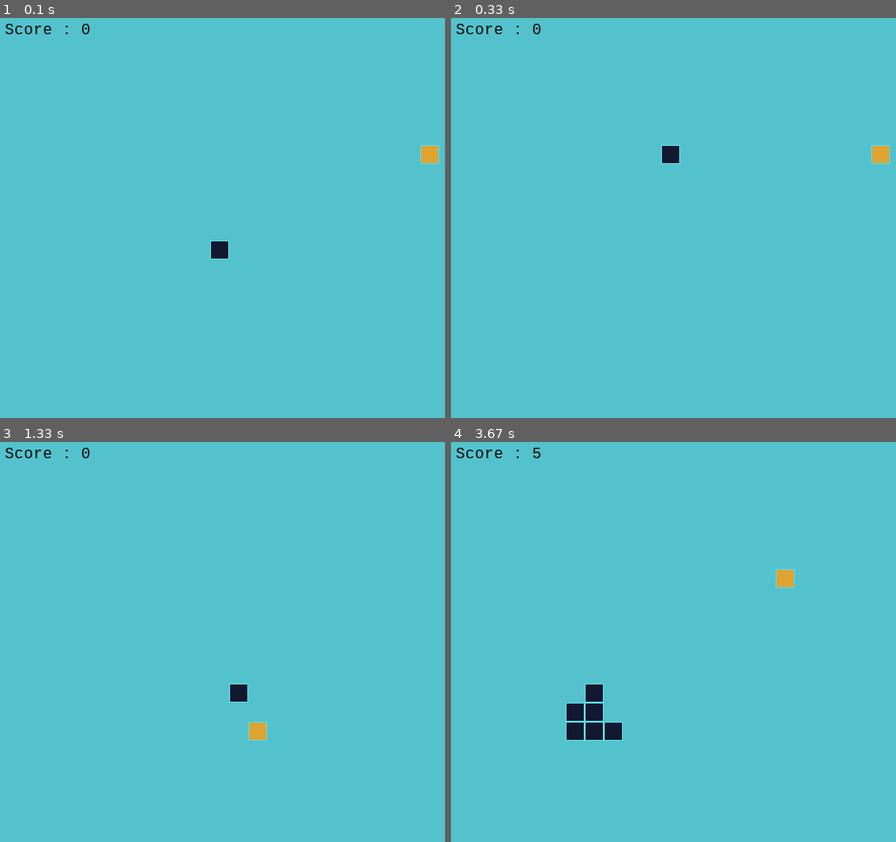
Above: before the commit, frames 1-4 (two rows, left to right).
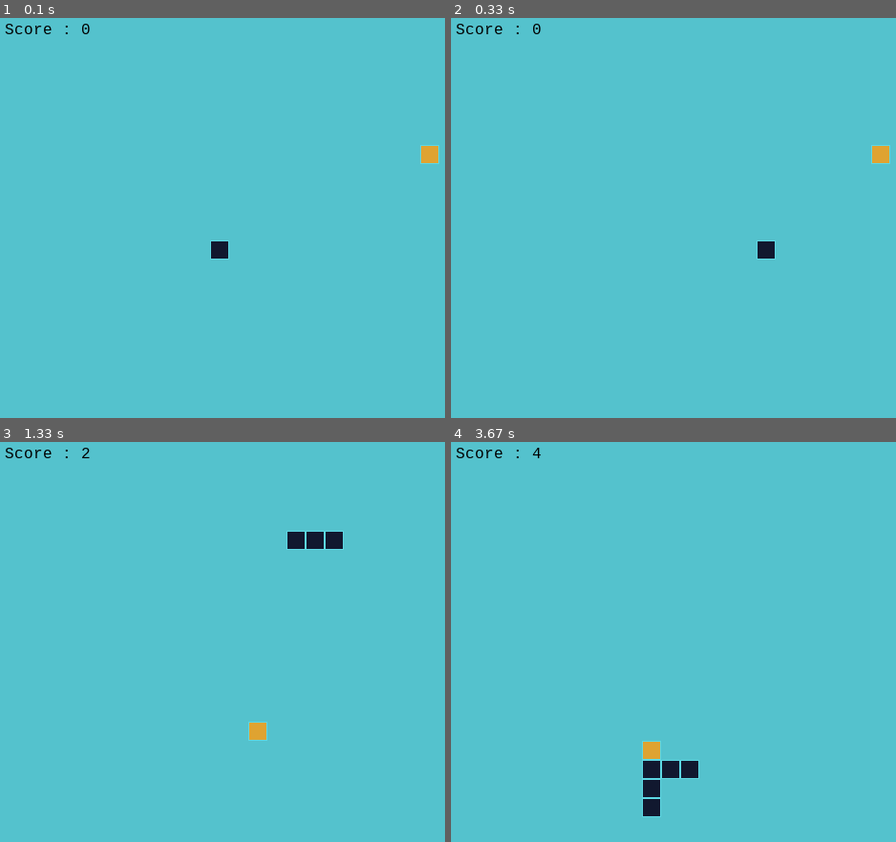
Above: after the commit, the same moments.

Repository: Dev91100/Automated_Snake_Game
Game: pygame game, started from pygame/GoalBasedAgentSnakePygame.py
Same seed, same stepped clock (60 frames per second), same inputs: the game is played once before the commit and once after it.
Inputs:
- Up to frame 1 (0.1 s): no input
- Up to frame 2 (0.33 s): no input
- Up to frame 3 (1.33 s): hold Right 0.33-0.8 s
- Up to frame 4 (3.67 s): hold Left 1.83-2.37 s; hold Down 2.4-2.7 s; hold Left 2.73-3.13 s; hold Right from 3.57 s (still down)

Frame 1 is identical in both runs. In frame 2, 0.3% of the frame differs, in the area x 47-73%, y 31-61%; in frame 3, 0.7%; in frame 4, 2.2%, in the area x 18-78%, y 1-94%.

Commit message:
🎉 Minor Algorithmic Improvements
👉🏻 Improved goal based agent
➕ Added new file

Diff:
--- /dev/null
+++ b/A Star Algorithm/AStarGUI_2.py
@@ -0,0 +1,157 @@
+from pygame import display, time, draw, QUIT, init, KEYDOWN, K_a, K_s, K_d, K_w
+from random import randint
+import pygame
+from numpy import sqrt
+init()
+
+done = False
+BLACK = (0, 0, 0)
+WHITE = (255, 255, 255)
+BLUE = (0, 0, 255)
+GREEN = (0, 255, 0)
+RED = (255, 0, 0)
+
+cols = 25
+rows = 25
+
+width = 600
+height = 600
+wr = width/cols
+hr = height/rows
+direction = 1
+
+screen = display.set_mode([width, height])
+display.set_caption("snake_self")
+clock = time.Clock()
+
+
+def getpath(food1, snake1):
+    food1.camefrom = []
+    for s in snake1:
+        s.camefrom = []
+    openset = [snake1[-1]]
+    closedset = []
+    dir_array1 = []
+    while 1:
+        current1 = min(openset, key=lambda x: x.f)
+        openset = [openset[i] for i in range(len(openset)) if not openset[i] == current1]
+        closedset.append(current1)
+        for neighbor in current1.neighbors:
+            if neighbor not in closedset and not neighbor.obstrucle and neighbor not in snake1:
+                tempg = neighbor.g + 1
+                if neighbor in openset:
+                    if tempg < neighbor.g:
+                        neighbor.g = tempg
+                else:
+                    neighbor.g = tempg
+                    openset.append(neighbor)
+                neighbor.h = sqrt((neighbor.x - food1.x) ** 2 + (neighbor.y - food1.y) ** 2)
+                neighbor.f = neighbor.g + neighbor.h
+                neighbor.camefrom = current1
+        if current1 == food1:
+            break
+    while current1.camefrom:
+        if current1.x == current1.camefrom.x and current1.y < current1.camefrom.y:
+            dir_array1.append(2)
+        elif current1.x == current1.camefrom.x and current1.y > current1.camefrom.y:
+            dir_array1.append(0)
+        elif current1.x < current1.camefrom.x and current1.y == current1.camefrom.y:
+            dir_array1.append(3)
+        elif current1.x > current1.camefrom.x and current1.y == current1.camefrom.y:
+            dir_array1.append(1)
+        current1 = current1.camefrom
+    #print(dir_array1)
+    for i in range(rows):
+        for j in range(cols):
+            grid[i][j].camefrom = []
+            grid[i][j].f = 0
+            grid[i][j].h = 0
+            grid[i][j].g = 0
+    return dir_array1
+
+
+class Spot:
+    def __init__(self, x, y):
+        self.x = x
+        self.y = y
+        self.f = 0
+        self.g = 0
+        self.h = 0
+        self.neighbors = []
+        self.camefrom = []
+        self.obstrucle = False
+        if randint(1, 101) < 3:
+            self.obstrucle = True
+
+    def show(self, color):
+        draw.rect(screen, color, [self.x*hr+2, self.y*wr+2, hr-4, wr-4])
+
+    def add_neighbors(self):
+        if self.x > 0:
+            self.neighbors.append(grid[self.x - 1][self.y])
+        if self.y > 0:
+            self.neighbors.append(grid[self.x][self.y - 1])
+        if self.x < rows - 1:
+            self.neighbors.append(grid[self.x + 1][self.y])
+        if self.y < cols - 1:
+            self.neighbors.append(grid[self.x][self.y + 1])
+
+
+grid = [[Spot(i, j) for j in range(cols)] for i in range(rows)]
+
+for i in range(rows):
+    for j in range(cols):
+        grid[i][j].add_neighbors()
+
+snake = [grid[round(rows/2)][round(cols/2)]]
+food = grid[randint(0, rows-1)][randint(0, cols-1)]
+current = snake[-1]
+dir_array = getpath(food, snake)
+food_array = [food]
+
+while not done:
+    clock.tick(12)
+    screen.fill(BLACK)
+    direction = dir_array.pop(-1)
+    if direction == 0:    # down
+        snake.append(grid[current.x][current.y + 1])
+    elif direction == 1:  # right
+        snake.append(grid[current.x + 1][current.y])
+    elif direction == 2:  # up
+        snake.append(grid[current.x][current.y - 1])
+    elif direction == 3:  # left
+        snake.append(grid[current.x - 1][current.y])
+    current = snake[-1]
+
+    if current.x == food.x and current.y == food.y:
+        while 1:
+            food = grid[randint(0, rows - 1)][randint(0, cols - 1)]
+            if not (food.obstrucle or food in snake):
+                break
+        food_array.append(food)
+        dir_array = getpath(food, snake)
+    else:
+        snake.pop(0)
+
+    for spot in snake:
+        spot.show(WHITE)
+    for i in range(rows):
+        for j in range(cols):
+            if grid[i][j].obstrucle:
+                grid[i][j].show(RED)
+
+    food.show(GREEN)
+    snake[-1].show(BLUE)
+    display.flip()
+    for event in pygame.event.get():
+        if event.type == QUIT:
+            done = True
+        elif event.type == KEYDOWN:
+            if event.key == K_w and not direction == 0:
+                direction = 2
+            elif event.key == K_a and not direction == 1:
+                direction = 3
+            elif event.key == K_s and not direction == 2:
+                direction = 0
+            elif event.key == K_d and not direction == 3:
+                direction = 1
--- a/pygame/GoalBasedAgentSnakePygame.py
+++ b/pygame/GoalBasedAgentSnakePygame.py
@@ -149,19 +149,36 @@
     goal = food.position
     action = up
 
+    # if (goal[0] == current_location[0]):
+    #     print("y axis should be equal")
+    #     # action = random.choice([left, right])
+    #     action = right
+    #     return action
+    #     print(str(action))
+
+    # if (goal[1] == current_location[1]):
+    #     print("x axis should be equal")
+    #     action = random.choice([up, down])
+    #     return action
+    #     print(str(action))
+
     if (goal[0] != current_location[0]):
         if (goal[0] > current_location[0]):
             action = right
+            return action
         elif (goal[0] < current_location[0]):
             action = left
+            return action
     # else:
     #     action = random.choice([left, right])
 
     if (goal[1] != current_location[1]):
         if (goal[1] > current_location[1]):
             action = down
+            return action
         elif (goal[1] < current_location[1]):
             action = up
+            return action
     # else:
     #     action = random.choice([up, down])
 
